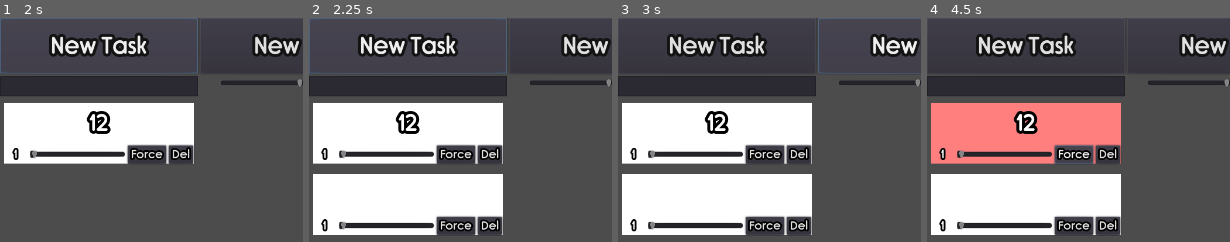
Above: before the commit, frames 1-4 (left to right).
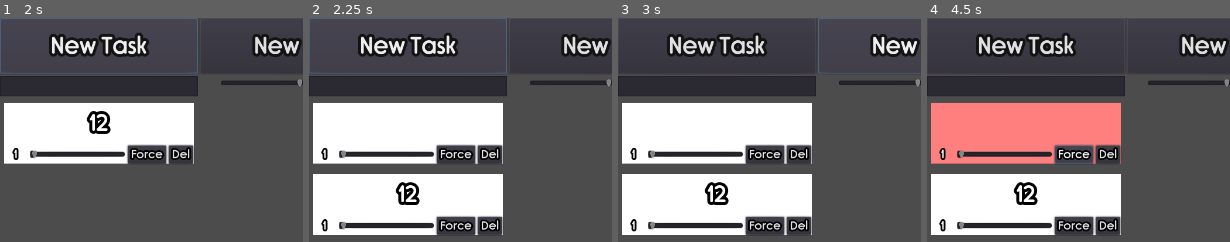
Above: after the commit, the same moments.

Repository: Tzeryushi/Daily-Driving
Game: Godot game, scene res://MainBlock.tscn
Same seed, same stepped clock (60 frames per second), same inputs: the game is played once before the commit and once after it.
Inputs (mouse positions are % of the whole screen's width and height, from its top left):
- Up to frame 1 (2 s): click (16, 15) at 0.52 s; type "12" at 0.6 s; click "New Task" at 1.25 s
- Up to frame 2 (2.25 s): click "New Task" at 2 s
- Up to frame 3 (3 s): click "New Day" at 2.75 s
- Up to frame 4 (4.5 s): click "New Day" at 3.5 s; click "Force" at 4.25 s
The pictures show only the part of the screen within x 0-50%, y 0-50%; the shares and areas given below are measured in that part.

Frame 1 is identical in both runs. In frame 2, 1.1% of the frame differs, in the area x 28-37%, y 41-84%; in frame 3, 1.1%; in frame 4, 1.3%.
Error in both runs: Invalid type in 'Vector2' constructor. Cannot convert argument 2 from Nil to float. (res://DailyTaskContainer.gd:61)

Commit message:
active ordering

Diff:
--- a/ElementContainer.gd
+++ b/ElementContainer.gd
@@ -13,6 +13,7 @@
 		_on_element_delete(i)
 
 func add_element(new_title:String, new_priority:float, is_forced:bool, has_daily:bool) -> Element:
+	if matching_title(new_title): return null
 	var temp_element = new_element.instance()
 	pool.add_child(temp_element)
 	temp_element.set_title(new_title)
@@ -21,14 +22,46 @@
 	temp_element.set_force(is_forced)
 	temp_element.set_used(has_daily)
 	temp_element.set_priority(new_priority)
+	reorder()
 	return temp_element
 
 func _create_new_element(title:String) -> void:
+	if matching_title(title): return
 	var temp_element = new_element.instance()
 	pool.add_child(temp_element)
 	temp_element.set_title(title)
 	temp_element.connect("destroy", self, "_on_element_delete", [temp_element])
 	temp_element.connect("forced", self, "_on_element_forced", [temp_element])
+	reorder()
+
+func matching_title(new_title:String) -> bool:
+	for i in pool.get_children():
+		if new_title == i.get_title(): return true
+	return false
+
+func reorder() -> void:
+	var normal_array = []
+	var name_array = []
+	for i in pool.get_children():
+		if !i.get_force():
+			normal_array.append(i)
+			name_array.append(i.get_title())
+	name_array.sort()
+	for i in range(name_array.size()-1, -1, -1):
+		for j in normal_array:
+			if name_array[i] == j.get_title():
+				pool.move_child(j, 0)
+	var force_array = []
+	name_array = []
+	for i in pool.get_children():
+		if i.get_force():
+			force_array.append(i)
+			name_array.append(i.get_title())
+	name_array.sort()
+	for i in range(name_array.size()-1, -1, -1):
+		for j in force_array:
+			if name_array[i] == j.get_title():
+				pool.move_child(j, 0)
 
 func _on_NewElement_pressed():
 	_create_new_element(input_field.get_text())
@@ -44,4 +77,9 @@
 	element.queue_free()
 
 func _on_element_forced(element) -> void:
+	reorder()
 	emit_signal("forced", element)
+
+func _input(event) -> void:
+	if event.is_action_pressed("reorder"):
+		reorder()
--- a/Main.gd
+++ b/Main.gd
@@ -55,7 +55,7 @@
 	var daily_count = 0
 	for i in range(0, element_keys.size()):
 		var temp_element = element_container.add_element(element_keys[i], data.elements[element_keys[i]]["priority"], data.elements[element_keys[i]]["force"], data.elements[element_keys[i]]["daily"])
-		if data.elements[element_keys[i]]["daily"]:
+		if data.elements[element_keys[i]]["daily"] and temp_element != null:
 			daily_count += 1
 			daily_container.add_element(temp_element, data.elements[element_keys[i]]["popped"])
 	for i in data.calendar:
--- a/project.godot
+++ b/project.godot
@@ -73,7 +73,12 @@
 
 reset_days={
 "deadzone": 0.5,
-"events": [ Object(InputEventKey,"resource_local_to_scene":false,"resource_name":"","device":0,"alt":false,"shift":false,"control":false,"meta":false,"command":false,"pressed":false,"scancode":82,"physical_scancode":0,"unicode":0,"echo":false,"script":null)
+"events": [ Object(InputEventKey,"resource_local_to_scene":false,"resource_name":"","device":0,"alt":false,"shift":false,"control":true,"meta":false,"command":true,"pressed":false,"scancode":87,"physical_scancode":0,"unicode":0,"echo":false,"script":null)
+ ]
+}
+reorder={
+"deadzone": 0.5,
+"events": [ Object(InputEventKey,"resource_local_to_scene":false,"resource_name":"","device":0,"alt":false,"shift":false,"control":true,"meta":false,"command":true,"pressed":false,"scancode":82,"physical_scancode":0,"unicode":0,"echo":false,"script":null)
  ]
 }
 
